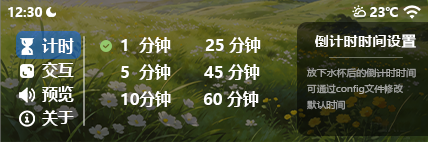
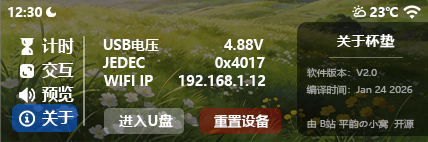
Two versions of the same layered image (428x142). Layer-by-layer changes:
showed group "二级菜单 关于" (12 layers) over [12, 34, 414, 134]
renamed "USB电压： 4.88V" to "USB电压 4.88V", moved it above "WIFI IP 192.168.1.12", painted on it over [103, 37, 264, 51]
added layer "WIFI IP 192.168.1.12" in group "二级菜单 关于" over [103, 75, 265, 86]
renamed "JEDEC ： 0x4017" to "JEDEC 0x4017", moved it above "由 B站 平韵の小窝 开源", painted on it over [103, 52, 265, 68]
hid group "二级菜单 计时" (10 layers) over [16, 31, 416, 110]
removed layer "可通过config文件修改 默认时间" (was 50%) from group "二级菜单 计时" over [307, 84, 403, 110]